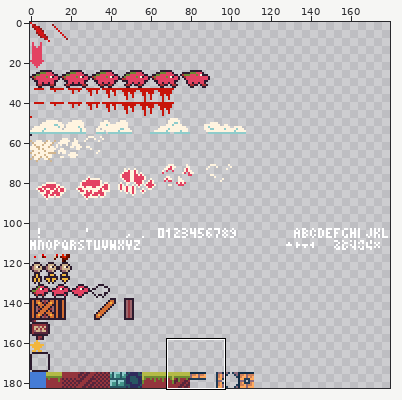
Sprite sheet, stored at src/assets/generated/spritesheet-gen.png. Above: a wide view before the commit, with the close-up outlined.
Close-up. Before the commit:
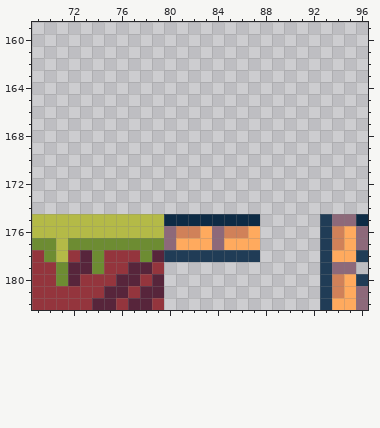
The file is 180x183 pixels. Shown: x 69..96, y 159..182. The commit also changed other parts of the picture, which this record leaves out.
After the commit:
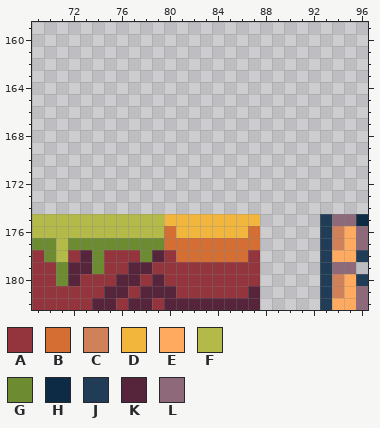
Palette (. is transparent): A #94353d  B #d46e33  C #d08159  D #f2b63d  E #ffaa5e  F #b4ba47  G #6d8c32  H #0d2b45  J #203c56  K #57253b  L #8d697a
The edit:
y 175: x 80..87 HHHHHHHH -> DDDDDDDD
y 176: x 80..87 LCCELCCE -> BDDDDDDB
y 177: x 80..87 LEEELEEE -> BBBBBBBB
y 178: x 80..87 JJJJJJJJ -> ABBBBBBA
y 179..180: x 80..87 ........ -> AAAAAAAA
y 181: x 80..87 ........ -> KAAAAAAK
y 182: x 80..87 ........ -> KKKKKKKK
